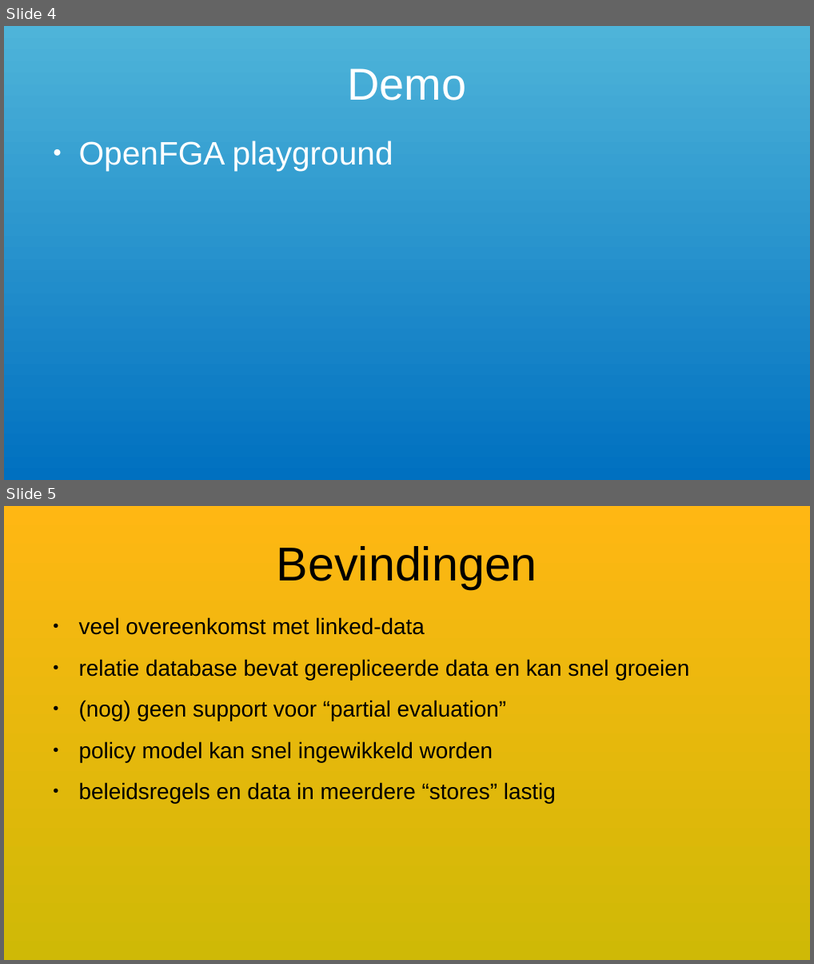
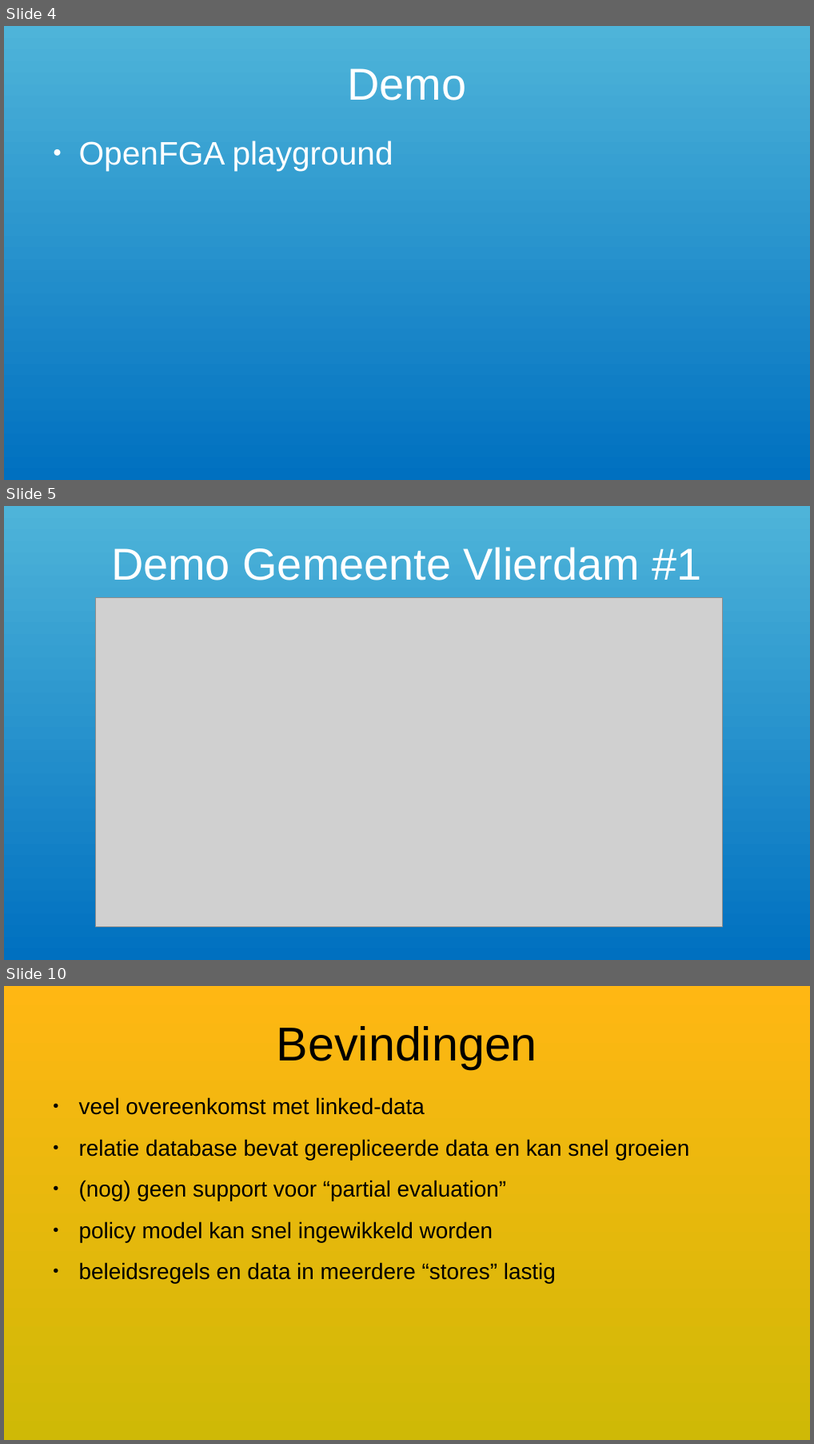
Before and after one commit to VNG-Realisatie/ftv, a slide deck: static/documents/20250909-rebac.odp. Shown one above the other, each under a label of ours: slides 4 and 5 before the commit, slides 4, 5 and 10 after it; the slides between them are not shown. The pictures are 814x964 and 814x1444 pixels, drawn with LibreOffice and Linux fonts; fonts in the diff are those of the drawing; grey boxes stand for pictures. Boxes give left, top, right and bottom in pixels: in the first picture for what was removed or moved away, otherwise in the second. Text is boxed around its words. In the diff, an @@ line names an element or a change of style, - is before the commit and + after.

```diff
--- a/static/documents/20250909-rebac.odp
+++ b/static/documents/20250909-rebac.odp
@@ slide 5 added at (4,506,810,960), background gradient #4EB4D9 to #0070C0 @@
@@ title added at (111,547,702,580), 44 pt, text #FFFFFF @@
+Demo Gemeente Vlierdam #1
@@ picture added at (95,597,723,927) @@
@@ what was slide 5 is now slide 10 @@
```
Also in this commit, not shown: 4 other slides added, 1 other file.
